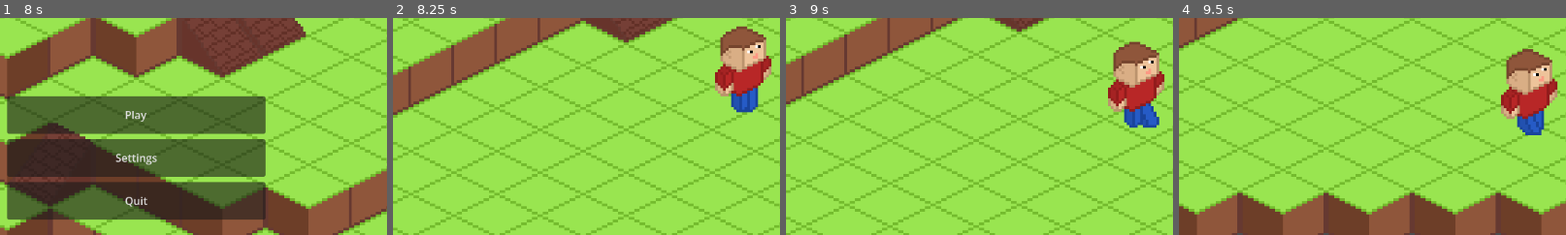
Above: before the commit, frames 1-4 (left to right).
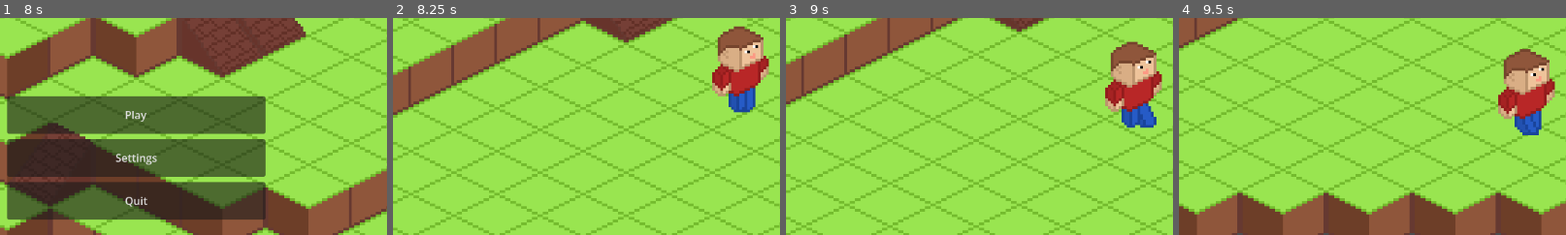
Above: after the commit, the same moments.

Repository: RafaeloxMC/moving-out
Game: Godot game, scene res://scenes/intro.tscn
The game is run twice, just before and just after one commit, with the same random seed, the same clock (stepped at 60 frames per second) and the same inputs.
Inputs:
- Up to frame 1 (8 s): tap Enter at 0.5, 2.75, 4.25 s; hold Right (ui_right) 0.53-1.28 s; tap Alt every 1.5 s from 0.6 to 6.6 s; tap Space at 1.25, 3.5, 5 s; hold Down (ui_down) 1.28-2.03 s; tap Shift every 1.5 s from 1.35 to 7.35 s; hold Right (ui_right) 2.03-2.78 s; hold Up (ui_up) 2.78-3.53 s; hold Left (ui_left) 3.53-5.03 s; hold Down (ui_down) 5.03-5.78 s; hold Right (ui_right) 5.78-6.53 s; hold Up (ui_up) 6.53-7.28 s; hold Right (ui_right) from 7.28 s (still down)
- Up to frame 2 (8.25 s): release Right (ui_right) at 8 s; click "Play" at 8 s
- Up to frame 3 (9 s): hold Down (ui_down) from 8.78 s (still down); tap Alt at 8.85 s
- Up to frame 4 (9.5 s): keep holding Down (ui_down)
The pictures show only the part of the screen within x 5-55%, y 31-81%; the shares and areas given below are measured in that part.

Frame 1 is identical in both runs. In frame 2, 1.9% of the frame differs, in the area x 82-98%, y 3-44%; in frame 3, 2.0%, in the area x 82-98%, y 10-51%; in frame 4, 1.9%.

Commit message:
Fix player offset in sprite

Diff:
--- a/scenes/player/player.tscn
+++ b/scenes/player/player.tscn
@@ -88,6 +88,7 @@
 script = ExtResource("1_dovo2")
 
 [node name="CollisionShape2D" type="CollisionShape2D" parent="." unique_id=1374285319]
+position = Vector2(-1, 0)
 shape = SubResource("CircleShape2D_dovo2")
 
 [node name="AnimatedSprite2D" type="AnimatedSprite2D" parent="." unique_id=1503550584]
Binary file changed: assets/sprites/aseprite/player.aseprite
Binary file changed: assets/sprites/player.png
